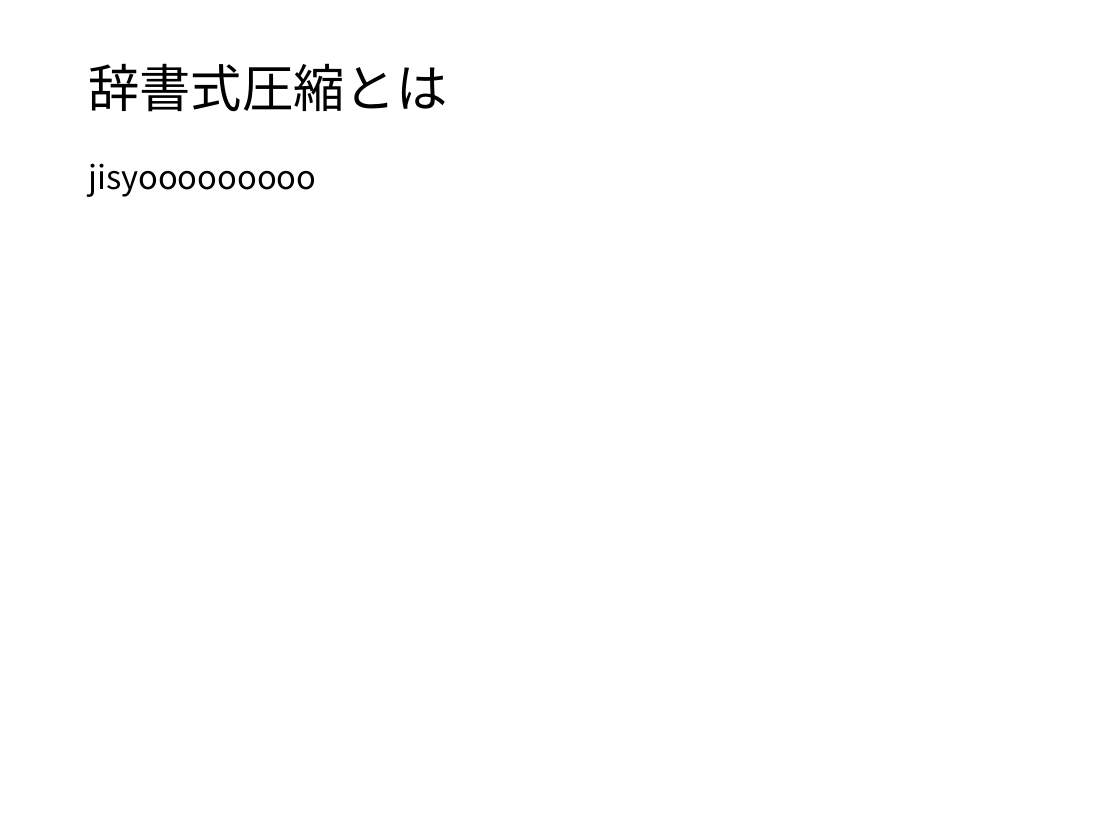
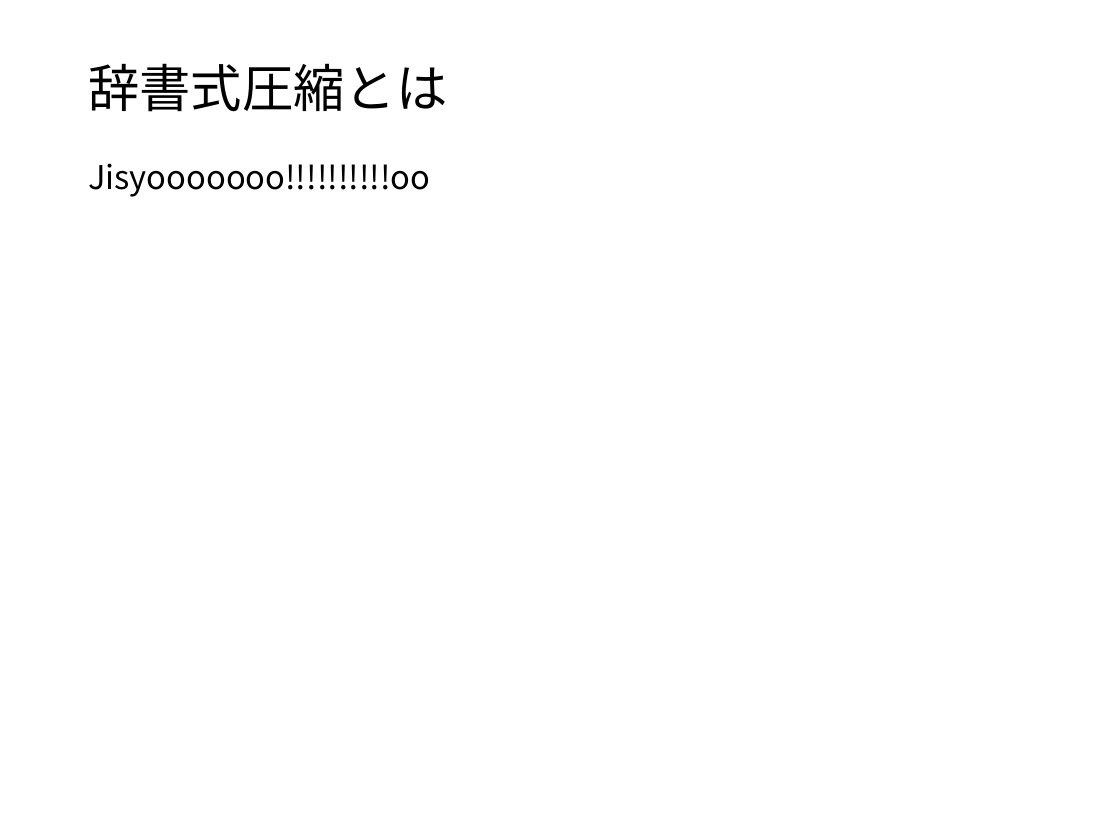
Before and after one commit to kazukikai/mojiretu_happyou, a slide deck: slide 2 of プレゼンテーション3.pptx. Drawn at 1120x840 pixels with LibreOffice and Linux fonts; fonts in the diff are those of the drawing. Boxes give left, top, right and bottom in pixels: in the first picture for what was removed or moved away, otherwise in the second. Text is boxed around its words. In the diff, an @@ line names an element or a change of style, - is before the commit and + after.

```diff
--- a/プレゼンテーション3.pptx
+++ b/プレゼンテーション3.pptx
@@ text at box(88, 163, 430, 197): text changed @@
-jisyooooooooo
+Jisyooooooo!!!!!!!!!!oo
```
